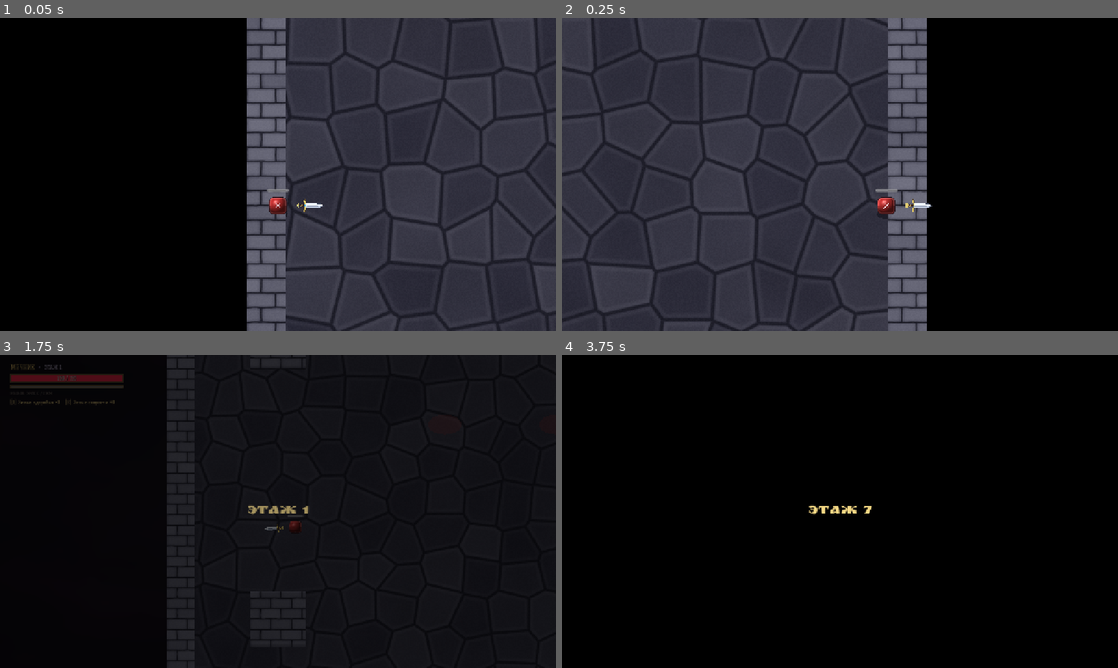
Above: before the commit, frames 1-4 (two rows, left to right).
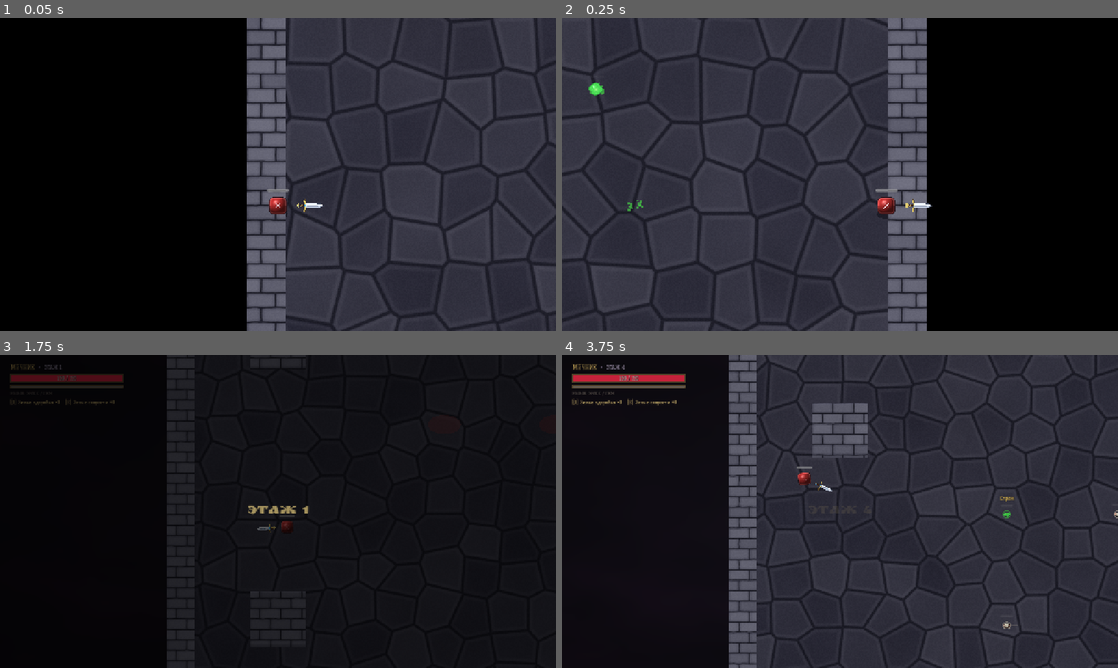
Above: after the commit, the same moments.

Repository: WETQV/sworm-vlood
Game: Godot game, scene res://tests/rooms/room_checks.tscn
Two runs of this game, one before a commit and one after it. Both use one fixed random seed, a clock stepped at 60 frames per second and the inputs below. This scene is started directly instead of the project's main scene.
Inputs (mouse positions are in pixels of both pictures, inside the frame that each line leads up to):
- Up to frame 1 (0.05 s): no input
- Up to frame 2 (0.25 s): no input
- Up to frame 3 (1.75 s): tap Enter (ui_accept) at 0.5, 0.77, 1.07, 1.25, 1.52 s; move the mouse to (400, 495) at 0.52 s; hold D (move_right) 0.53-1.28 s; right-click (400, 495) at 0.6 s; click (400, 495) at 0.67 s; move the mouse to (166, 527) at 1.27 s; hold S (move_down) from 1.28 s (still down); click (166, 527) at 1.35 s
- Up to frame 4 (3.75 s): tap Enter (ui_accept) at 1.82, 2.75, 3.02, 3.32 s; move the mouse to (895, 442) at 2.02 s; release S (move_down) at 2.03 s; hold D (move_right) 2.03-2.78 s; tap Space (dash) at 2.1 s; move the mouse to (812, 574) at 2.77 s; hold W (move_up) 2.78-3.53 s; tap Q (use_health_potion) at 2.85 s; click (812, 574) at 2.92 s; move the mouse to (1006, 558) at 3.52 s; hold A (move_left) from 3.53 s (still down); tap E (use_speed_potion) at 3.6 s

Frame 1 is identical in both runs. In frame 2, 0.1% of the frame differs, in the area x 4-15%, y 20-62%; in frame 3, 0.1%; in frame 4, 71%, in the area x 1-100%, y 0-100%.

Commit message:
Исправлено: враги «появлялись» в углу комнаты за стеной
В одиночной игре EnemyScaling.spawn добавлял врага в комнату и только потом
ставил позицию: _ready врага запускал эффект появления и сброс интерполяции
в начале координат комнаты (левый верхний угол за стеной). Теперь позиция
задаётся до добавления. В сети (спавнер) ошибки не было.

room_checks: эффекты появления при активации комнаты должны быть внутри
комнаты (без исправления — 121 ошибка).

Co-Authored-By: Claude Opus 5.5 <noreply@anthropic.com>

Diff:
--- a/scripts/enemies/enemy_scaling.gd
+++ b/scripts/enemies/enemy_scaling.gd
@@ -141,8 +141,10 @@
 		return game.spawn_network_enemy(scene, global_pos, stats)
 	var enemy: Node2D = scene.instantiate()
 	apply(enemy, stats)
+	# Позиция ДО добавления: _ready врага ставит эффект появления и сбрасывает интерполяцию
+	# по своей позиции — иначе они срабатывали в начале координат комнаты (угол за стеной)
+	enemy.position = (parent as Node2D).to_local(global_pos) if parent is Node2D else global_pos
 	parent.add_child(enemy)
-	enemy.global_position = global_pos
 	return enemy
 
 
--- a/tests/rooms/room_checks.gd
+++ b/tests/rooms/room_checks.gd
@@ -192,7 +192,25 @@
 		room._begin_fight(player)
 		_check(room.current_state == Room.RoomState.SLEEP, "Dead player activated room")
 		player.health_component.is_dead = false
+		# Эффекты появления врагов — внутри комнаты, а не в её углу за стеной
+		var bursts: Array[Node2D] = []
+		var on_added := func(node: Node) -> void:
+			if node is CPUParticles2D:
+				bursts.append(node)
+		get_tree().node_added.connect(on_added)
 		room._begin_fight(player)
+		await get_tree().process_frame # эффекты добавляются отложенно (call_deferred)
+		get_tree().node_added.disconnect(on_added)
+		_check(not bursts.is_empty(), "No spawn effects captured (%s)" % room.name)
+		var room_rect := Rect2(room.global_position + Vector2.ONE * 64.0, Vector2(room.room_size - Vector2i(2, 2)) * 64.0)
+		for burst in bursts:
+			var at_door := false # пыль захлопнувшейся двери — законно в проёме
+			for door in room.spawned_doors:
+				if is_instance_valid(door) and door.global_position.distance_to(burst.global_position) < 48.0:
+					at_door = true
+			if at_door:
+				continue
+			_check(room_rect.has_point(burst.global_position), "Spawn effect outside room at %s (%s, rect %s, type %s)" % [burst.global_position, room.name, room_rect, Room.RoomType.keys()[room.room_type]])
 		_check(room.current_state == Room.RoomState.FIGHT and room._spawned_enemies_count > 0, "Encounter did not activate")
 		var count: int = room._spawned_enemies_count
 		room._begin_fight(player)
